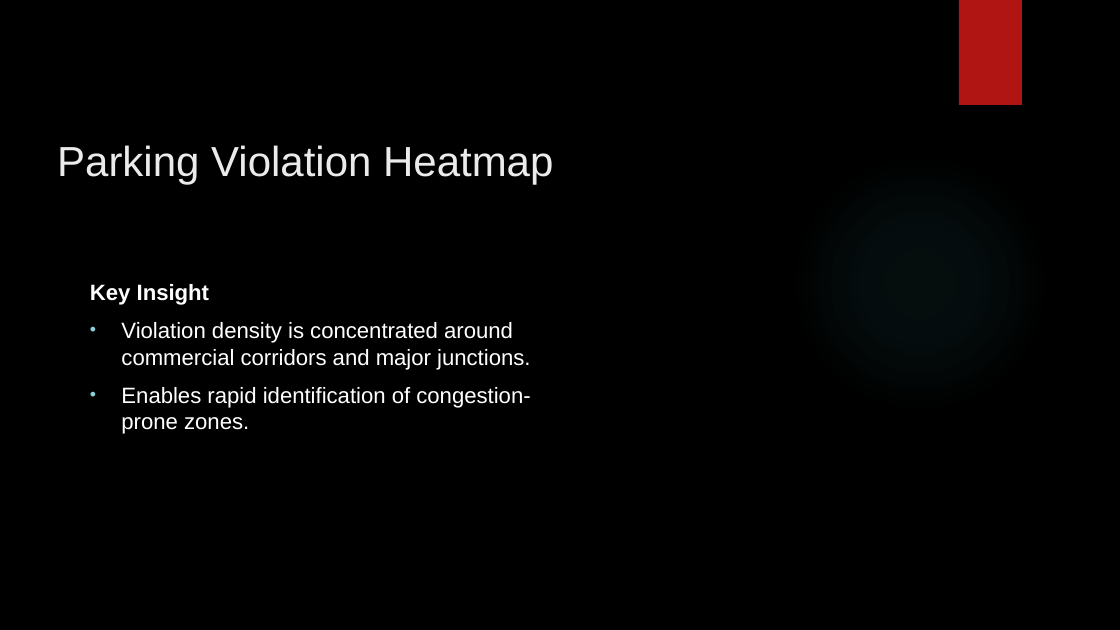
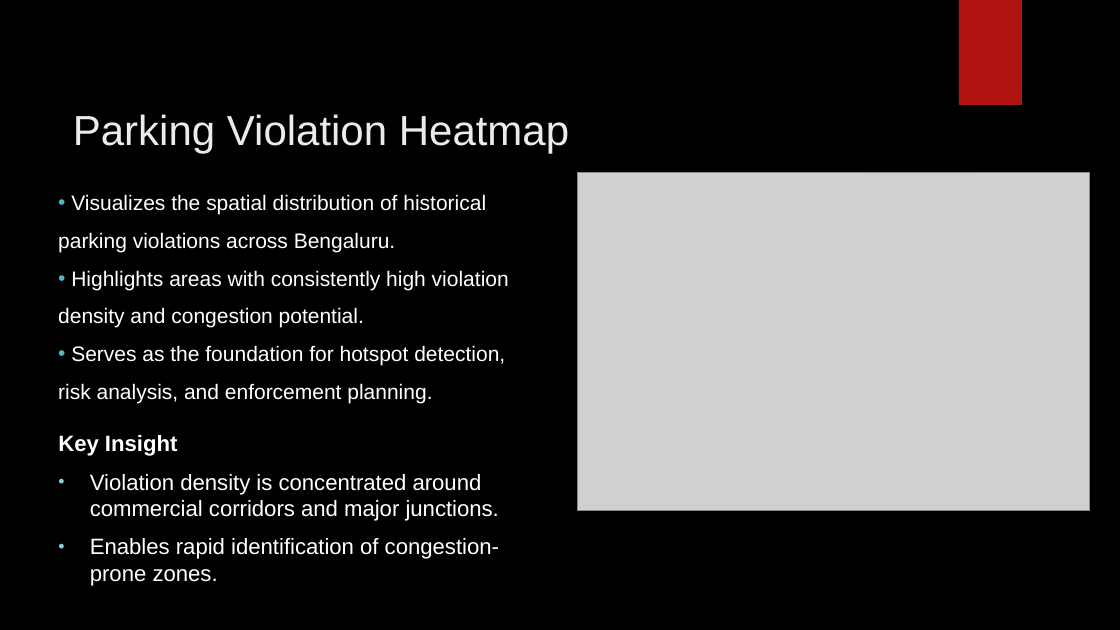
Before and after one commit to GayaStar/Parking-Impact-Intelligence-System, a slide deck: slide 5 of Parking Impact Intelligence System-presentation.pptx. Drawn at 1120x630 pixels with LibreOffice and Linux fonts; fonts in the diff are those of the drawing; grey boxes stand for pictures; background and template pictures are left out. Boxes give left, top, right and bottom in pixels: in the first picture for what was removed or moved away, otherwise in the second. Text is boxed around its words. In the diff, an @@ line names an element or a change of style, - is before the commit and + after.

```diff
--- a/Parking Impact Intelligence System-presentation.pptx
+++ b/Parking Impact Intelligence System-presentation.pptx
@@ title "Parking Violation Heatmap": place and size @@
-title "Parking Violation Heatmap" at (57, 145, 553, 185)
+title "Parking Violation Heatmap" at (73, 114, 569, 153)
@@ picture added at (577, 173, 1090, 511) @@
@@ text added at (58, 194, 509, 404), 18 pt, text #FFFFFF @@
+• Visualizes the spatial distribution of historical parking violations across Bengaluru.
+• Highlights areas with consistently high violation density and congestion potential.
+• Serves as the foundation for hotspot detection, risk analysis, and enforcement planning.
@@ text "Key Insight": place and size @@
-text "Key Insight" at (90, 284, 530, 434)
+text "Key Insight" at (58, 435, 499, 586)
```
Also in this commit, not shown: 7 other slides changed, 15 other files.
